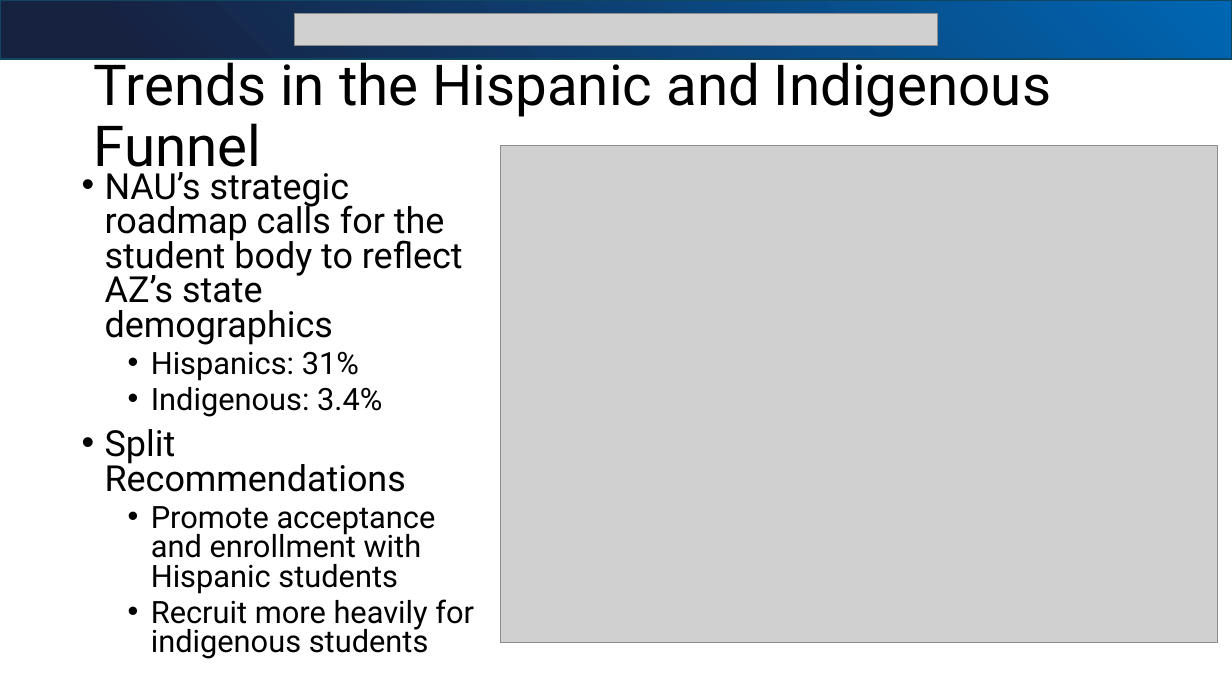
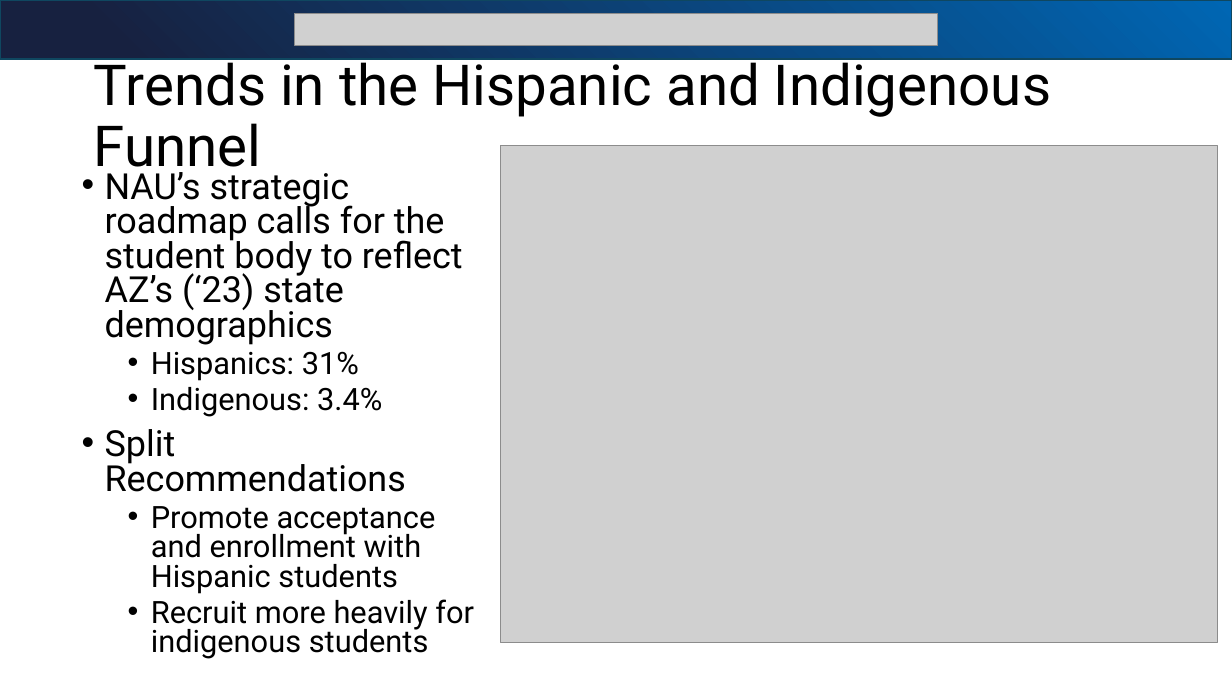
Before and after one commit to bjjefferies/bia_sr_sem_presentation, a slide deck: slide 6 of BIA_SEM_Presentation1.pptx (slide 7 before the commit). Drawn at 1232x693 pixels with LibreOffice and Linux fonts; fonts in the diff are those of the drawing; grey boxes stand for pictures. Boxes give left, top, right and bottom in pixels: in the first picture for what was removed or moved away, otherwise in the second. Text is boxed around its words. In the diff, an @@ line names an element or a change of style, - is before the commit and + after.

```diff
--- a/BIA_SEM_Presentation1.pptx
+++ b/BIA_SEM_Presentation1.pptx
@@ text at box(105, 166, 463, 345): text changed @@
-• NAU’s strategic roadmap calls for the student body to reflect AZ’s state demographics
+• NAU’s strategic roadmap calls for the student body to reflect AZ’s (‘23) state demographics
```
Also in this commit, not shown: 6 other slides changed, 4 slides added, 4 slides removed, 5 other files.
